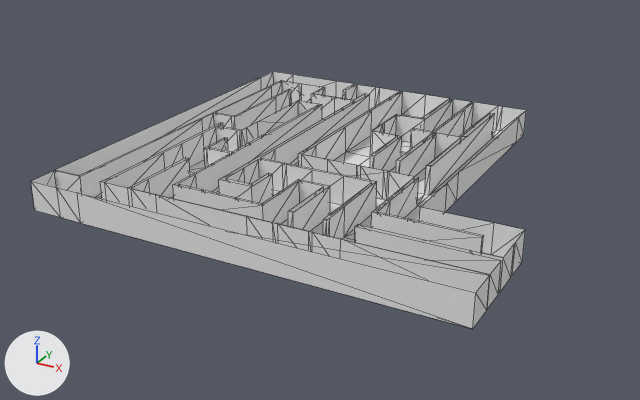
Two versions of the OBJ model Platform/WebContent/models/level_01/level_01.obj, one commit apart.
Before and after are seen from a 50 mm lens placed at (44.8, -87.4, 38.2), pointed at (-1.7, -2.9, -4.0). Every picture has the same lights, and +X, +Y and +Z are marked at lower left. Mesh edges are drawn as thin lines. Materials are left out; every surface is plain grey. Where no turn or scale is listed for an object, it has been applied to the vertices.

In view in the first picture: 'level_01'.
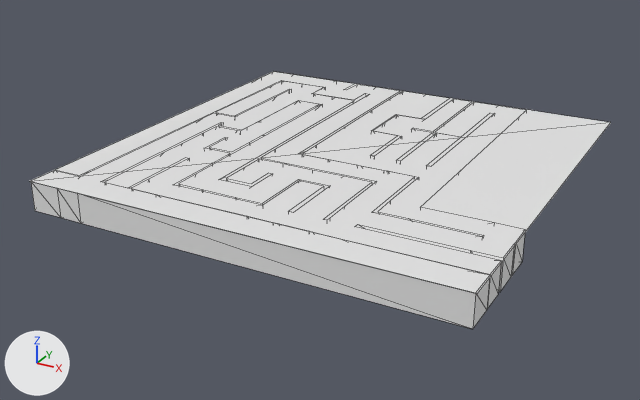
What differs and where, as boxes (x1, y1, x2, y2) in the pictures (640 x 400 px):
'level_01', reshaped (17% wider): before (31, 72, 526, 329); after (30, 71, 611, 329)
part 1 of me_level_01, added: after (30, 71, 611, 294)

What the commit changed:
me_level_01 has 397 vertices, 594 faces and spans x -25.1..25.1, y -25.0..25.0, z -1.7..1.7.
me_level_01 is used by ob_level_01; location (0.0, 0.0, 0.0).
Verts and faces of me_level_01; kept vertices keep their numbers, new ones are numbered from 397.
Part 1, on me_level_01:
New vertex 397 is at (-25.3, -25.0, 1.7), pixel (29, 181).
New vertex 398 is at (25.3, -25.0, 1.7), pixel (477, 293).
New vertex 399 is at (25.3, 25.2, 1.7), pixel (610, 122).
New vertex 400 is at (-25.3, 25.2, 1.7), pixel (273, 71).
New faces: (397, 399, 398), (397, 400, 399).
